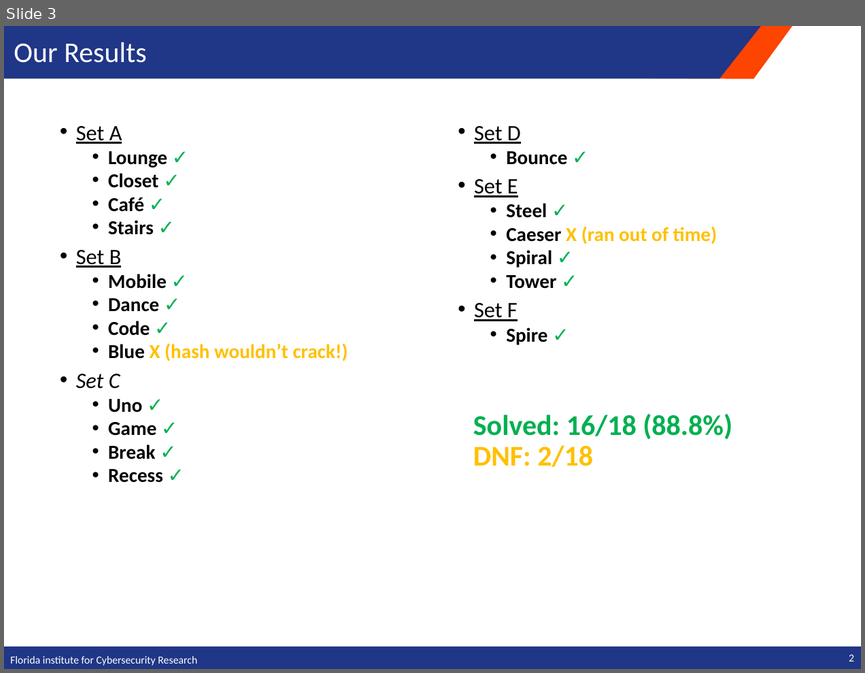
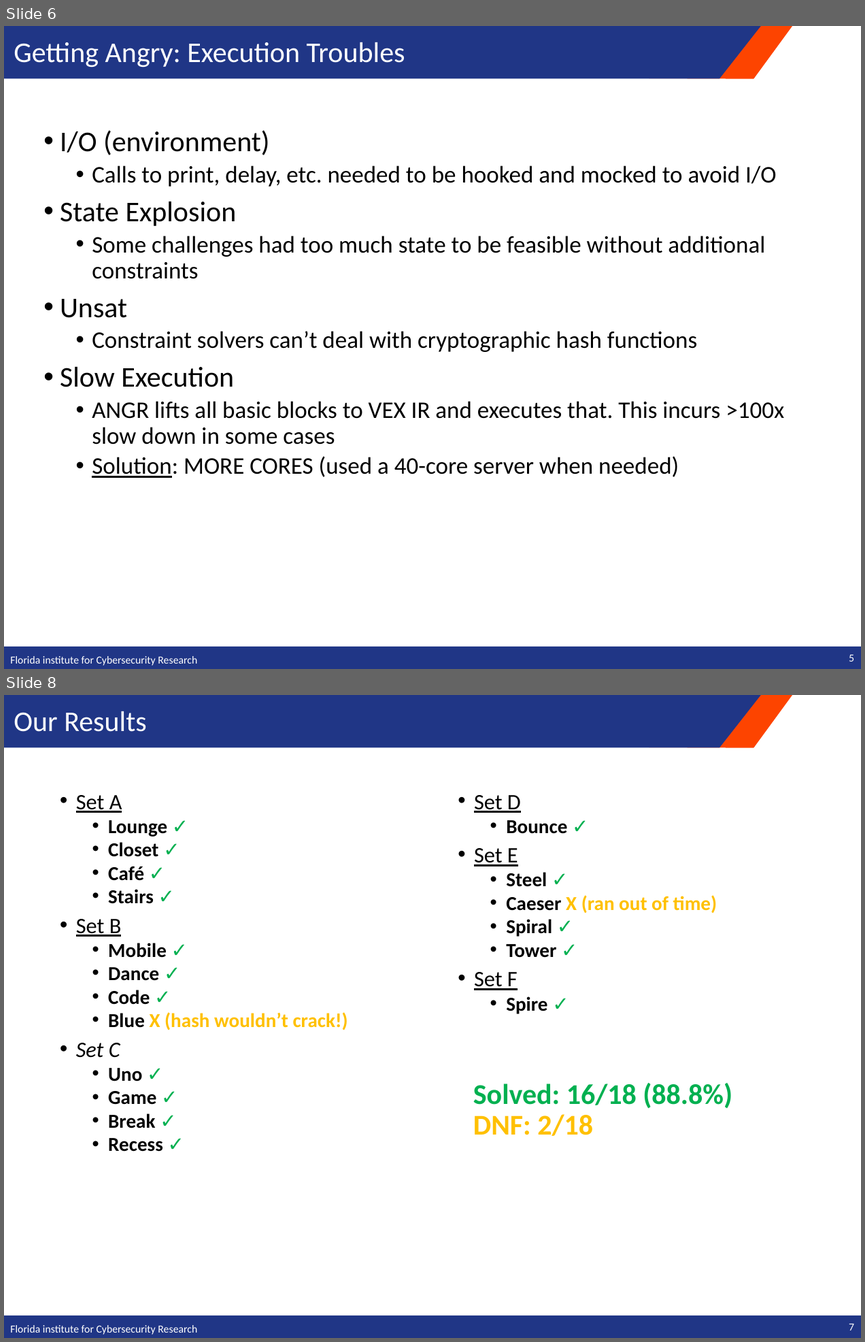
Before and after one commit to ufsit/csawesc19, a slide deck: presentation/csawesc19-kernel-sanders.pptx. Shown one above the other, each under a label of ours: slide 3 before the commit, slides 6 and 8 after it; the slides between them are not shown. The pictures are 865x673 and 865x1342 pixels, drawn with LibreOffice and Linux fonts; fonts in the diff are those of the drawing; background and template pictures are left out. Boxes give left, top, right and bottom in pixels: in the first picture for what was removed or moved away, otherwise in the second. Text is boxed around its words. In the diff, an @@ line names an element or a change of style, - is before the commit and + after.

```diff
--- a/presentation/csawesc19-kernel-sanders.pptx
+++ b/presentation/csawesc19-kernel-sanders.pptx
@@ slide 6 added at box(4, 26, 861, 669), background #FFFFFF; not listed: 3 template elements that a slide beside it also shows @@
@@ title added at box(14, 42, 405, 67), 24 pt, text #FFFFFF @@
+Getting Angry: Execution Troubles
@@ text added at box(60, 130, 784, 478), 20 pt, text #000000 @@
+• I/O (environment)
+  • Calls to print, delay, etc. needed to be hooked and mocked to avoid I/O
+• State Explosion
+  • Some challenges had too much state to be feasible without additional constraints
+• Unsat
+  • Constraint solvers can’t deal with cryptographic hash functions
+• Slow Execution
+  • ANGR lifts all basic blocks to VEX IR and executes that. This incurs >100x slow down in some cases
+  • Solution: MORE CORES (used a 40-core server when needed)
@@ text added at box(10, 656, 197, 665), 9 pt, text #FFFFFF @@
+Florida institute for Cybersecurity Research
@@ page number added at box(849, 654, 854, 661), 9 pt, text #FFFFFF @@
+5
@@ what was slide 3 is now slide 8 @@
@@ page number at box(849, 1323, 854, 1330): text changed @@
-2
+7
```
Also in this commit, not shown: 4 slides changed, 4 other slides added.
